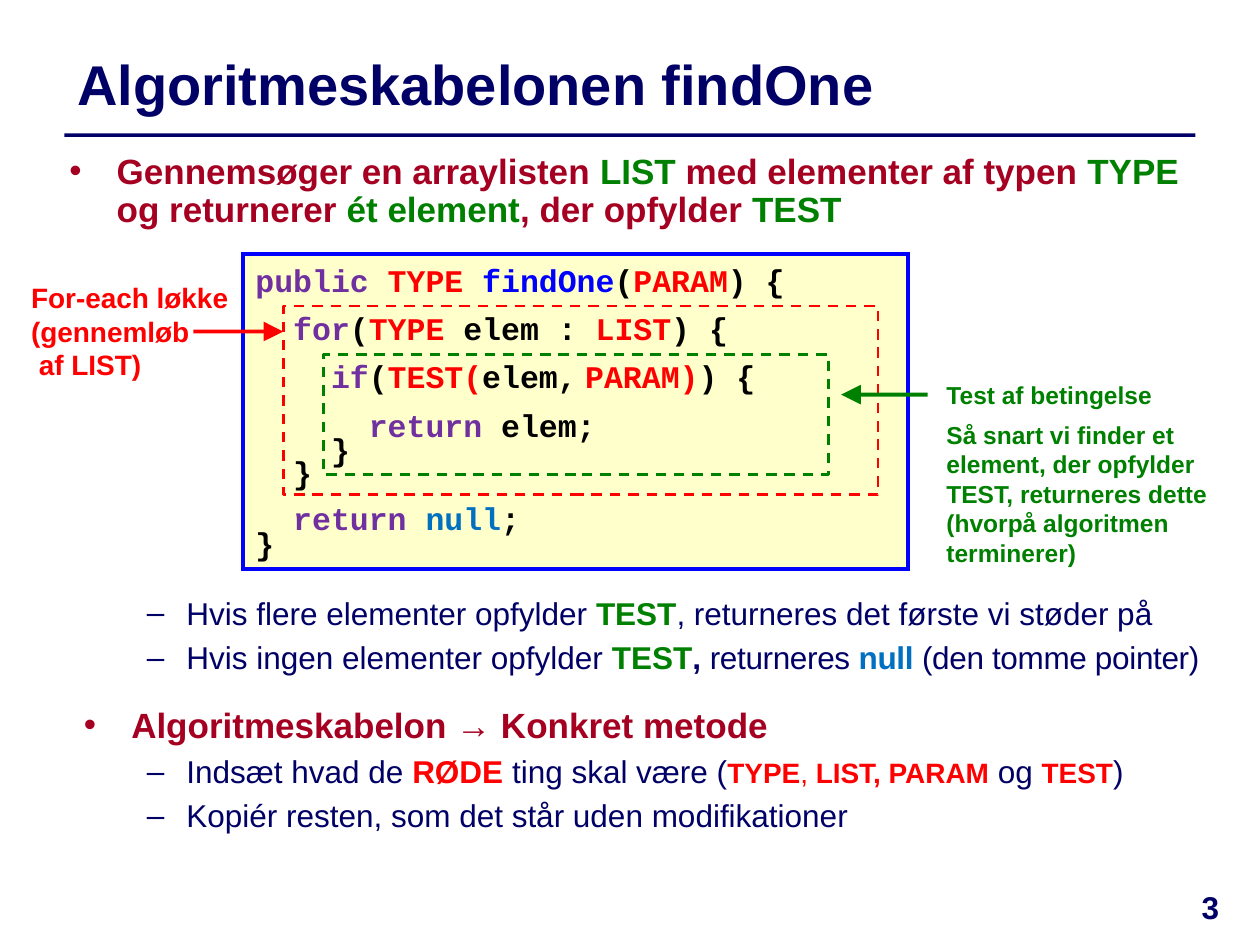
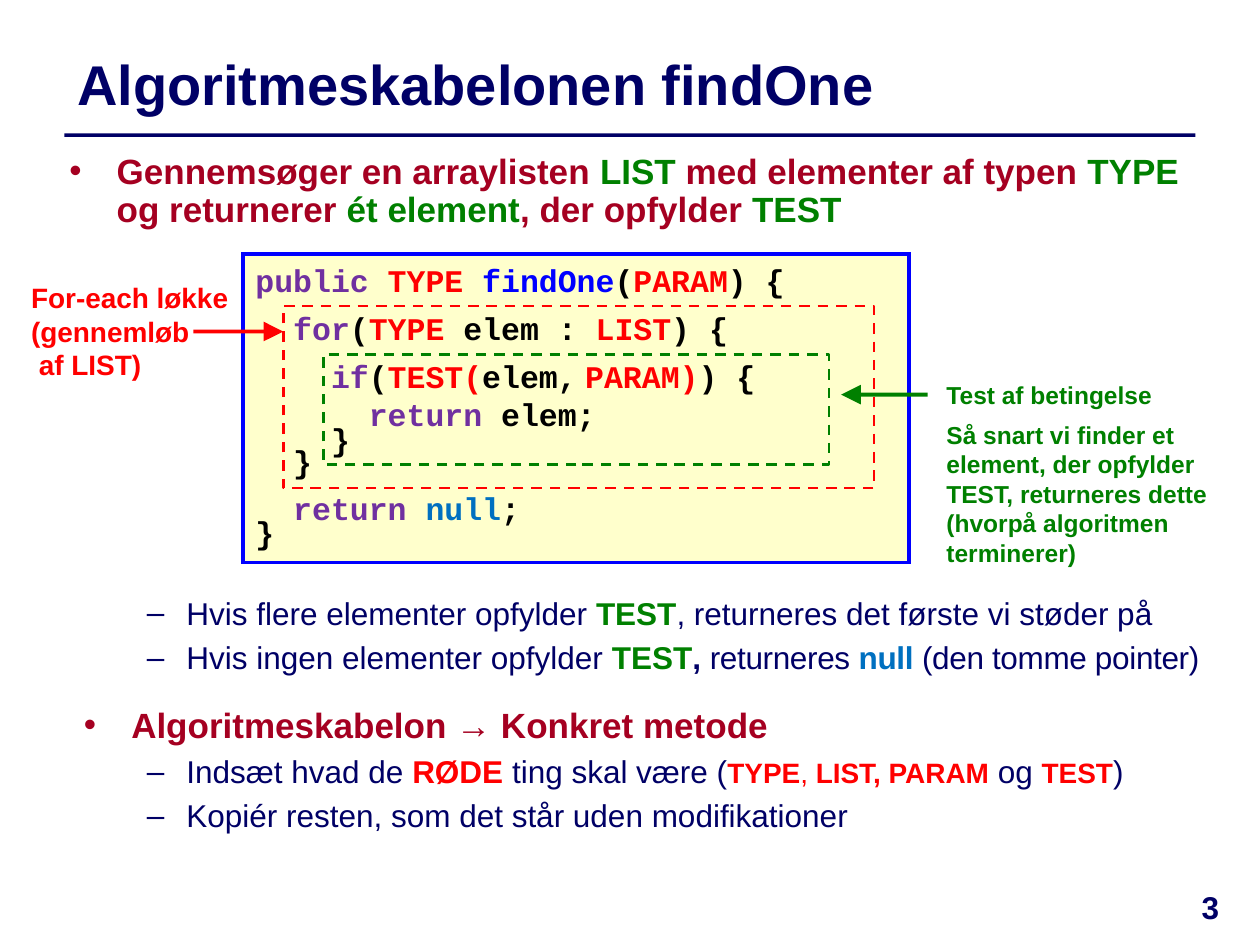
Before and after one commit to IntProgAU/Materiale, a slide deck: slide 3 of web/e21/uge_4a/Slides-Uge4-Mandag.pptx. Drawn at 1260x945 pixels with LibreOffice and Linux fonts; fonts in the diff are those of the drawing. Boxes give left, top, right and bottom in pixels: in the first picture for what was removed or moved away, otherwise in the second. Text is boxed around its words. In the diff, an @@ line names an element or a change of style, - is before the commit and + after.

```diff
--- a/web/e21/uge_4a/Slides-Uge4-Mandag.pptx
+++ b/web/e21/uge_4a/Slides-Uge4-Mandag.pptx
@@ rectangle "public TYPE findOne(PARAM) {": place and size @@
-rectangle "public TYPE findOne(PARAM) {" at box(243, 255, 908, 570)
+rectangle "public TYPE findOne(PARAM) {" at box(243, 255, 910, 563)
@@ rectangle: place and size @@
-rectangle at box(284, 306, 878, 495)
+rectangle at box(284, 306, 874, 489)
@@ rectangle: place and size @@
-rectangle at box(324, 354, 829, 474)
+rectangle at box(324, 354, 829, 464)
@@ text in rectangle at box(369, 403, 595, 432): less space between paragraphs @@
```
Also in this commit, not shown: 4 other slides changed, 7 other files.
